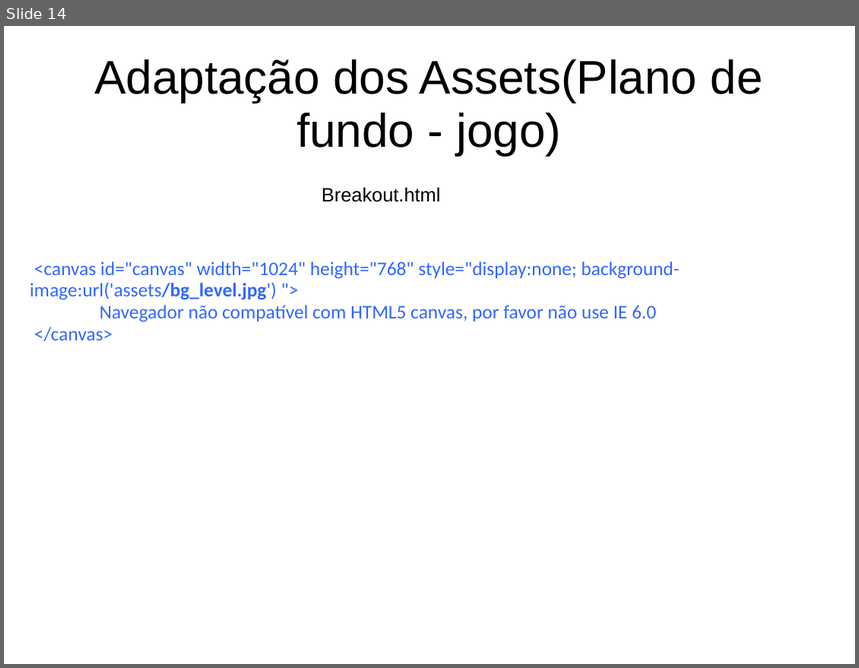
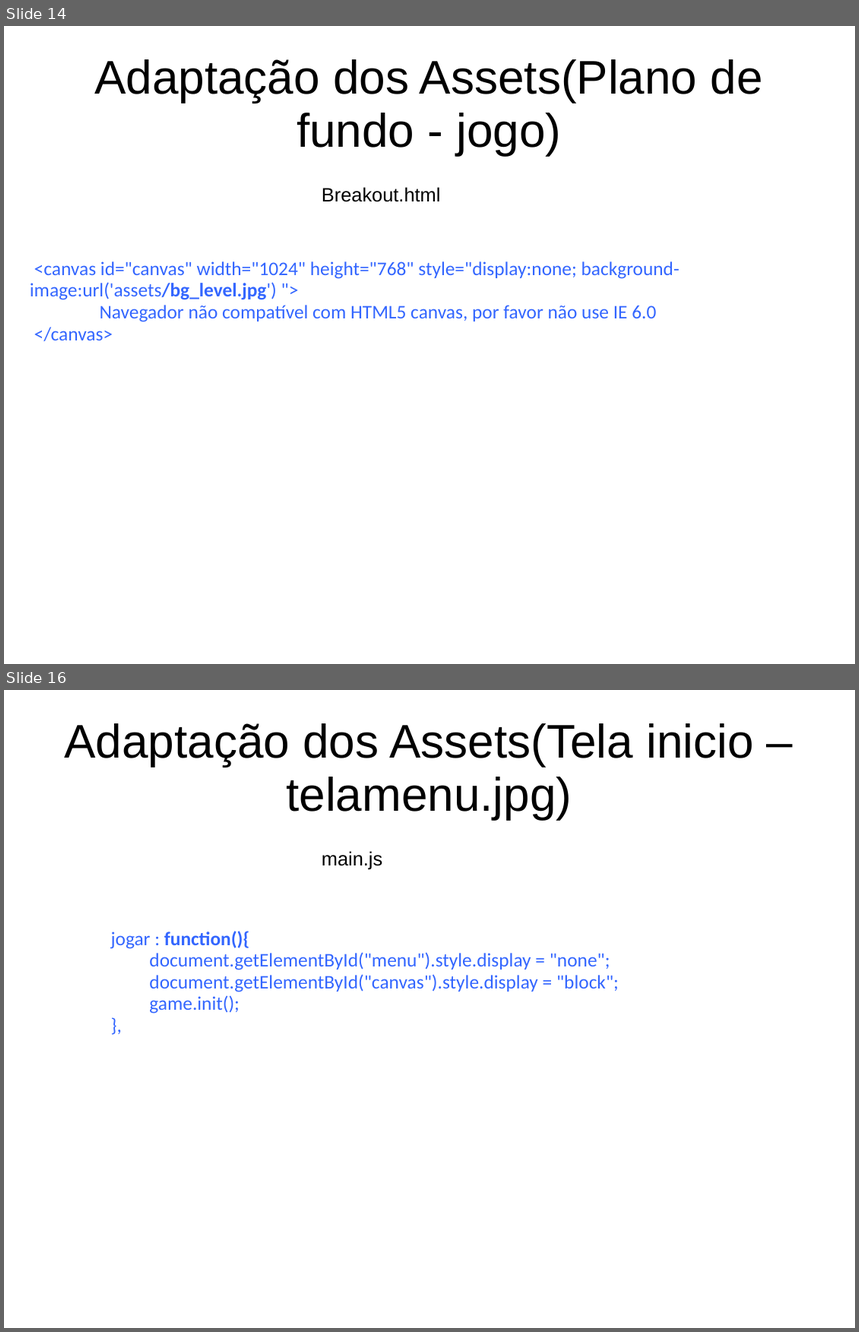
Before and after one commit to jucimarjr/posueagames, a slide deck: brunorichele/breakout/apres/breakout.ppt. Shown one above the other, each under a label of ours: slide 14 before the commit, slides 14 and 16 after it; the slides between them are not shown. The pictures are 859x668 and 859x1332 pixels, drawn with LibreOffice and Linux fonts; fonts in the diff are those of the drawing. Boxes give left, top, right and bottom in pixels: in the first picture for what was removed or moved away, otherwise in the second. Text is boxed around its words. In the diff, an @@ line names an element or a change of style, - is before the commit and + after.

```diff
--- a/brunorichele/breakout/apres/breakout.ppt
+++ b/brunorichele/breakout/apres/breakout.ppt
@@ slide 16 added at <box>4,690,855,1328</box>, background #FFFFFF @@
@@ title added at <box>65,723,753,819</box>, 44 pt, text #000000 @@
+Adaptação dos Assets(Tela inicio – telamenu.jpg)
@@ text added at <box>322,851,382,870</box>, 18 pt, text #000000 @@
+main.js
@@ text added at <box>111,931,619,1014</box>, 18 pt, text #3366FF @@
+jogar : function(){
+document.getElementById("menu").style.display = "none";
+document.getElementById("canvas").style.display = "block";
+game.init();
+},
```
Also in this commit, not shown: 1 other slide added.
